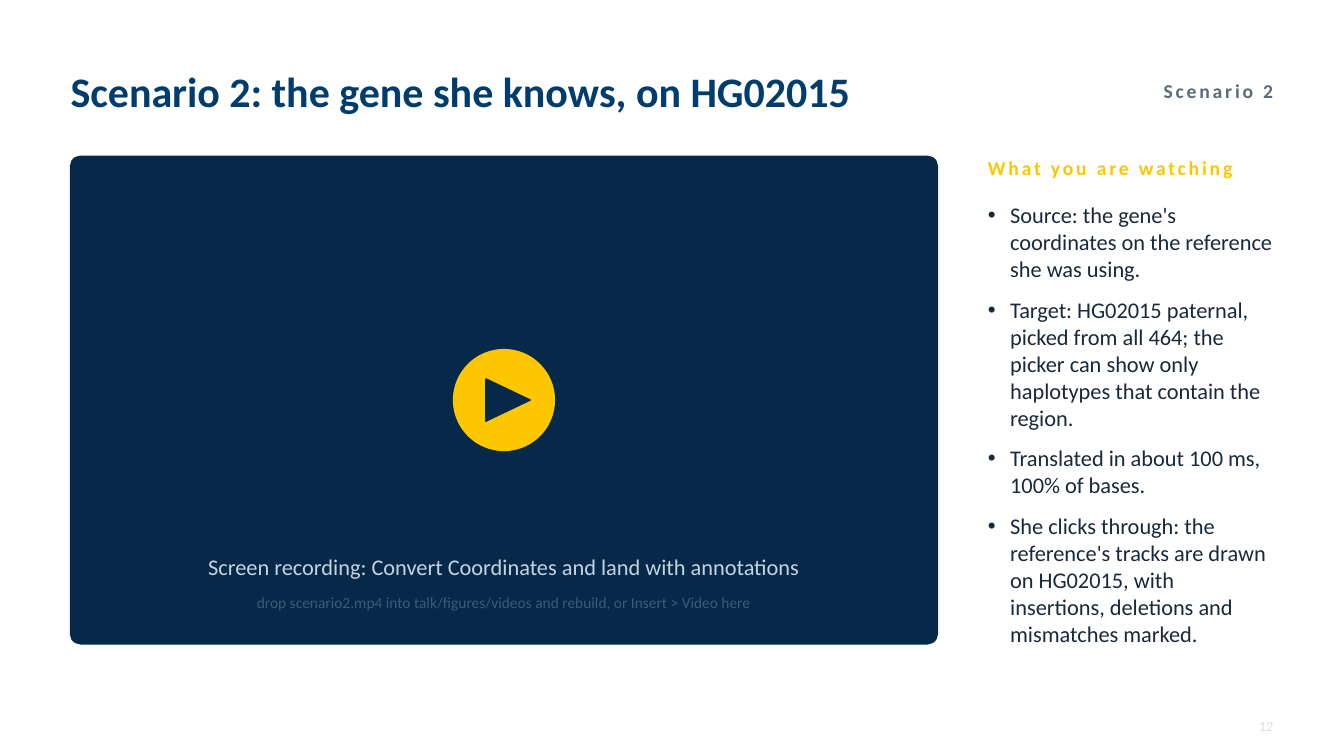
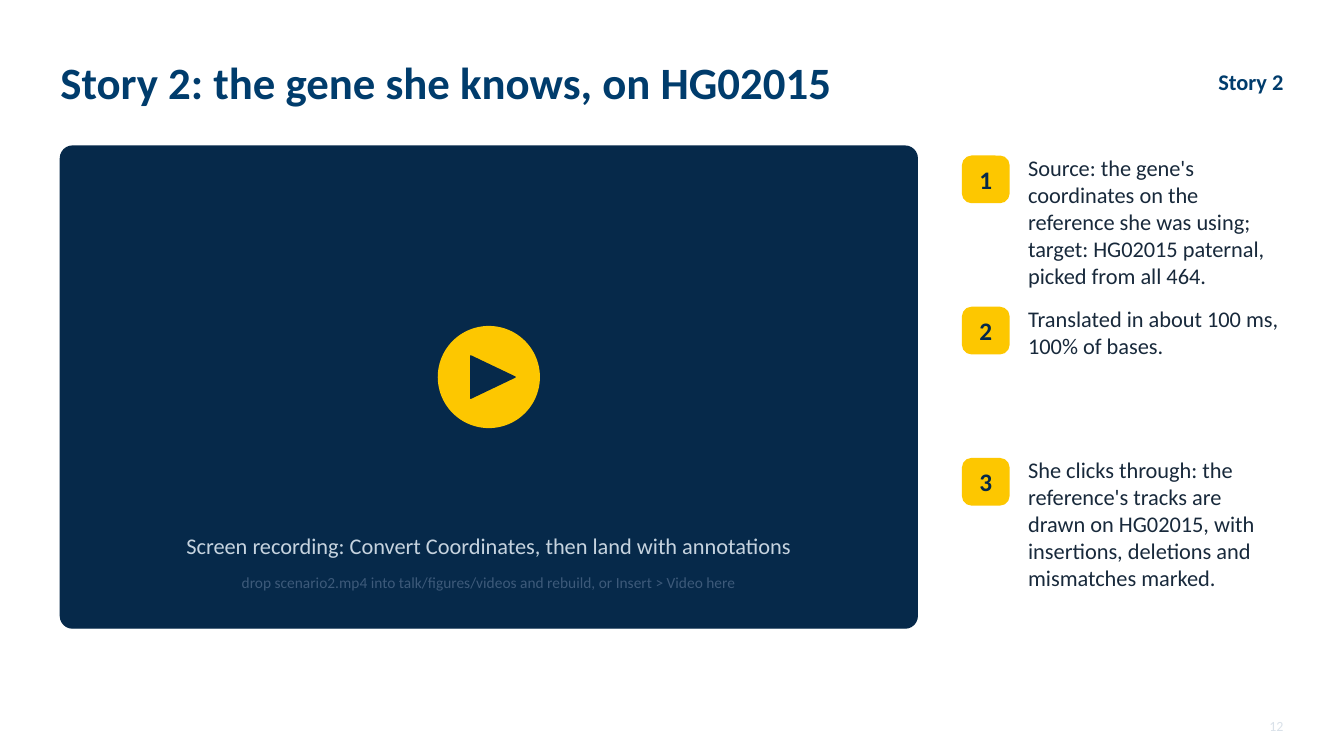
Before and after one commit to parsaeskandar/hprc_2026_poster, a slide deck: slide 12 of talk/HPRC2026_talk.pptx. Drawn at 1344x756 pixels with LibreOffice and Linux fonts; fonts in the diff are those of the drawing. Boxes give left, top, right and bottom in pixels: in the first picture for what was removed or moved away, otherwise in the second. Text is boxed around its words. In the diff, an @@ line names an element or a change of style, - is before the commit and + after.

```diff
--- a/talk/HPRC2026_talk.pptx
+++ b/talk/HPRC2026_talk.pptx
@@ text at box(60, 67, 831, 107): text changed; size 30 to 32 pt @@
-Scenario 2: the gene she knows, on HG02015
+Story 2: the gene she knows, on HG02015
@@ text at box(1218, 75, 1283, 94): text changed; size 14 to 16 pt; text colour #5B6B7C to #003C6C @@
-Scenario 2
+Story 2
@@ rounded rectangle: place and size @@
-rounded rectangle at box(71, 156, 938, 644)
+rounded rectangle at box(60, 146, 918, 628)
@@ rounded rectangle at box(60, 146, 918, 628): proportions changed @@
@@ rounded rectangle added at box(963, 156, 1009, 203), fill #FDC700, outline #FDC700 1 pt @@
@@ text added at box(979, 172, 992, 189), 18 pt, text #06294A, bold @@
+1
@@ text removed at box(988, 161, 1233, 179) @@
-What you are watching
@@ text added at box(1028, 160, 1264, 288), 16 pt, text #18293B @@
+Source: the gene's coordinates on the reference she was using; target: HG02015 paternal, picked from all 464.
@@ text at box(1010, 207, 1272, 493): paragraphs removed @@
-• Source: the gene's coordinates on the reference she was using.
-• Target: HG02015 paternal, picked from all 464; the picker can show only haplotypes that contain the region.
-• Translated in about 100 ms, 100% of bases.
@@ ellipse: place and size @@
-ellipse at box(454, 350, 555, 451)
+ellipse at box(439, 327, 539, 427)
@@ rounded rectangle added at box(963, 308, 1009, 354), fill #FDC700, outline #FDC700 1 pt @@
@@ text added at box(979, 323, 992, 340), 18 pt, text #06294A, bold @@
+2
@@ text added at box(1028, 311, 1278, 354), 16 pt, text #18293B @@
+Translated in about 100 ms, 100% of bases.
@@ triangle: place and size @@
-triangle at box(486, 379, 530, 421)
+triangle at box(471, 356, 515, 398)
@@ rounded rectangle added at box(963, 459, 1009, 505), fill #FDC700, outline #FDC700 1 pt @@
@@ text added at box(979, 474, 992, 491), 18 pt, text #06294A, bold @@
+3
@@ text "She clicks through: the reference's ...": place and size @@
-text "She clicks through: the reference's ..." at box(1010, 207, 1272, 642)
+text "She clicks through: the reference's ..." at box(1028, 462, 1254, 586)
@@ text "She clicks through: the reference's ..." at box(1028, 462, 1254, 586): bullet • to none; less space between paragraphs @@
@@ text at box(186, 538, 790, 558): text changed @@
-Screen recording: Convert Coordinates and land with annotations
+Screen recording: Convert Coordinates, then land with annotations
@@ text "drop scenario2.mp4 into talk/figures/videos and ...": place and size @@
-text "drop scenario2.mp4 into talk/figures/videos and ..." at box(257, 598, 750, 610)
+text "drop scenario2.mp4 into talk/figures/videos and ..." at box(242, 578, 735, 590)
```
Also in this commit, not shown: 17 other slides changed, 6 slides added, 5 slides removed, 3 other files.
